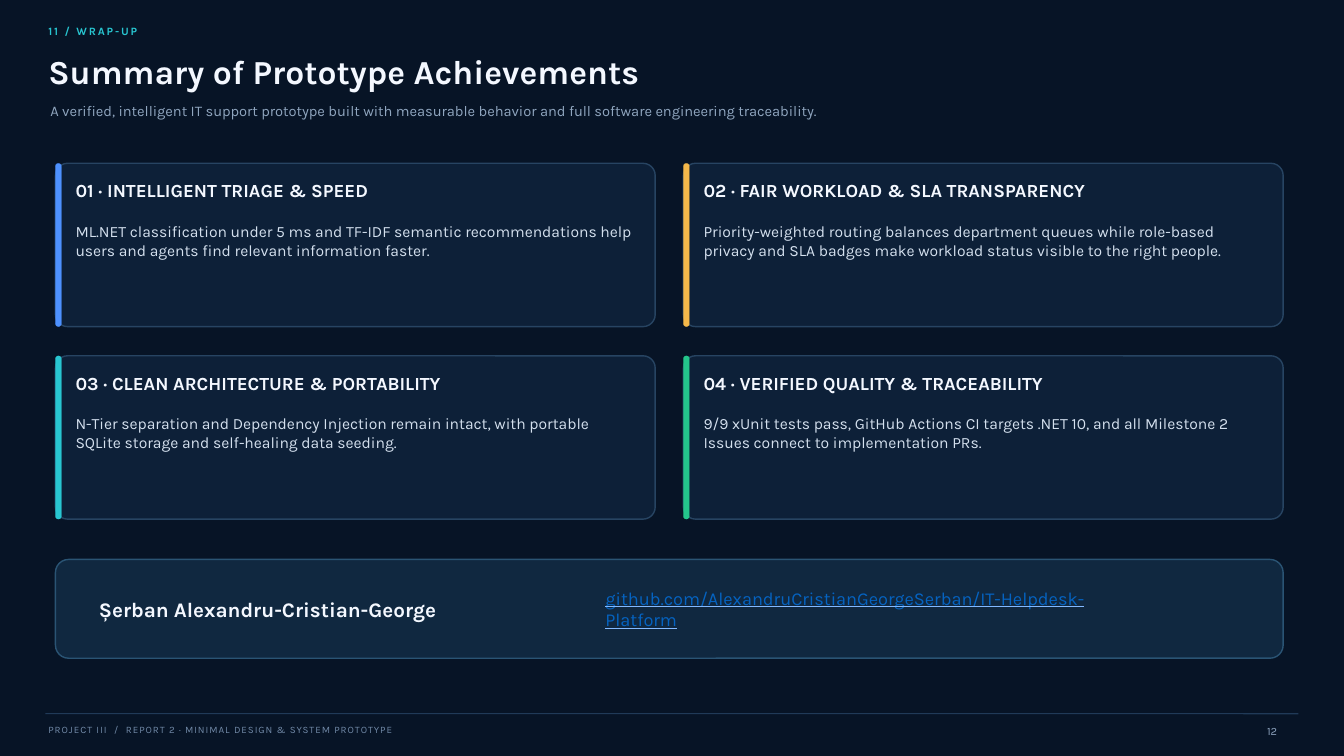
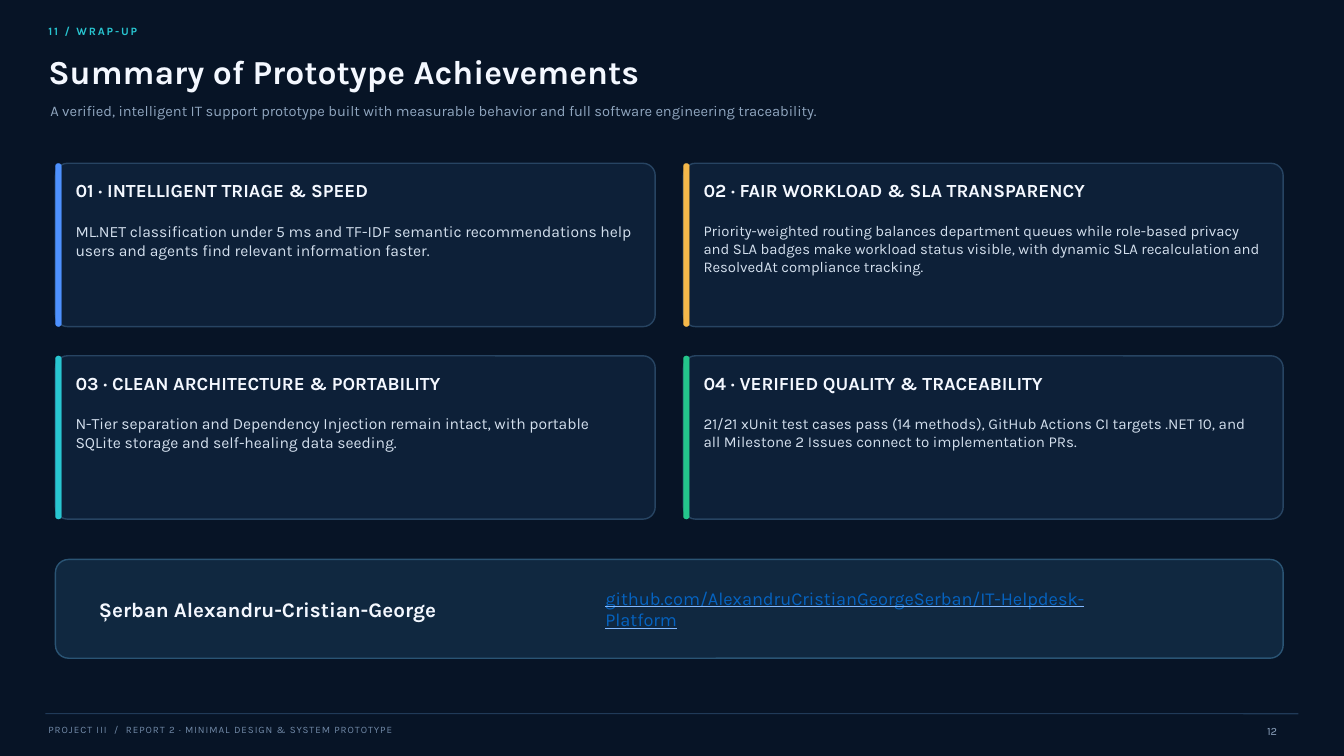
Before and after one commit to AlexandruCristianGeorgeSerban/IT-Helpdesk-Platform, a slide deck: slide 12 of Docs/Project 3 Tools/Report 2 - Intermediary/IT_Helpdesk_Report2_Intermediary.pptx. Drawn at 1344x756 pixels with LibreOffice and Linux fonts; fonts in the diff are those of the drawing. Boxes give left, top, right and bottom in pixels: in the first picture for what was removed or moved away, otherwise in the second. Text is boxed around its words. In the diff, an @@ line names an element or a change of style, - is before the commit and + after.

```diff
--- a/Docs/Project 3 Tools/Report 2 - Intermediary/IT_Helpdesk_Report2_Intermediary.pptx
+++ b/Docs/Project 3 Tools/Report 2 - Intermediary/IT_Helpdesk_Report2_Intermediary.pptx
@@ text at [704, 226, 1260, 276]: text changed; size 11.2 to 10.6 pt @@
-Priority-weighted routing balances department queues while role-based privacy and SLA badges make workload status visible to the right people.
+Priority-weighted routing balances department queues while role-based privacy and SLA badges make workload status visible, with dynamic SLA recalculation and ResolvedAt compliance tracking.
@@ text at [704, 418, 1245, 451]: text changed; size 11.2 to 10.8 pt @@
-9/9 xUnit tests pass, GitHub Actions CI targets .NET 10, and all Milestone 2 Issues connect to implementation PRs.
+21/21 xUnit test cases pass (14 methods), GitHub Actions CI targets .NET 10, and all Milestone 2 Issues connect to implementation PRs.
```
Also in this commit, not shown: 7 other slides changed, 1 other file.
